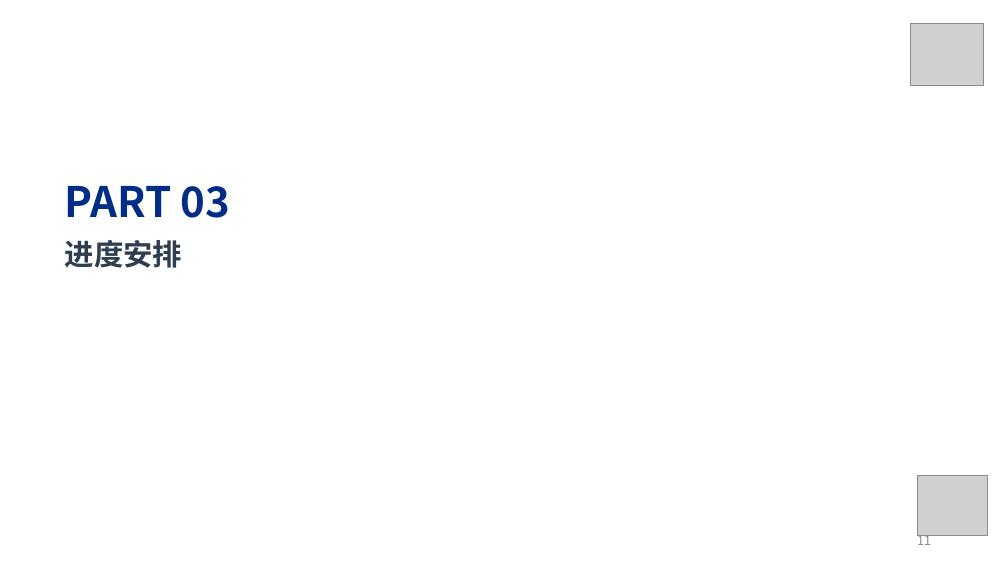
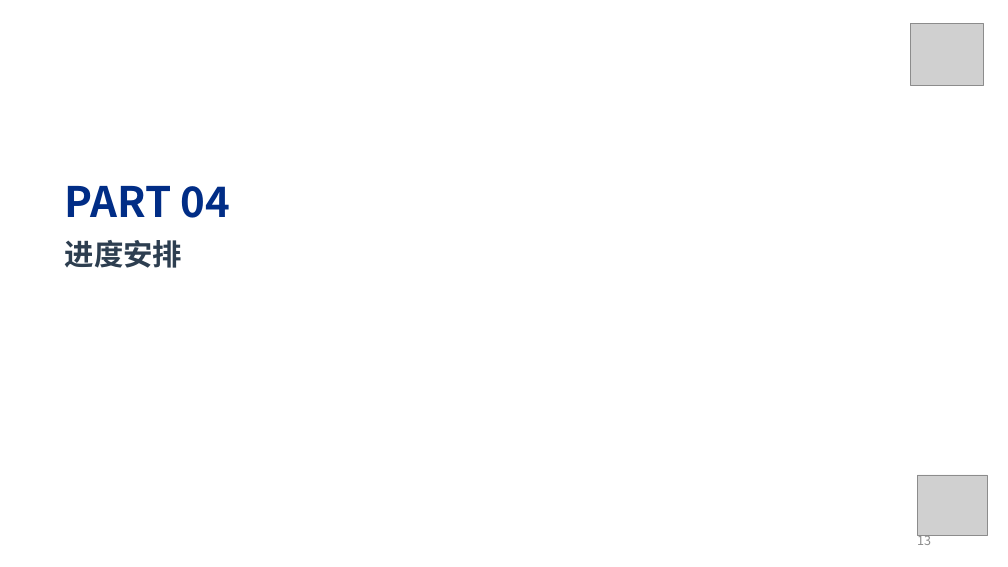
Before and after one commit to BIT-CWH/UndergraduateGraduationProject-2024-BIT-CWH, a slide deck: slide 13 of 中期报告-04-08.pptx (slide 11 before the commit). Drawn at 1008x567 pixels with LibreOffice and Linux fonts; fonts in the diff are those of the drawing; grey boxes stand for pictures; background and template pictures are left out. Boxes give left, top, right and bottom in pixels: in the first picture for what was removed or moved away, otherwise in the second. Text is boxed around its words. In the diff, an @@ line names an element or a change of style, - is before the commit and + after.

```diff
--- a/中期报告-04-08.pptx
+++ b/中期报告-04-08.pptx
@@ text at [65,186,231,218]: text changed @@
-PART 03
+PART 04
@@ page number at [917,532,931,545]: text changed @@
-11
+13
```
Also in this commit, not shown: 6 other slides changed, 2 slides added, 2 other files.
